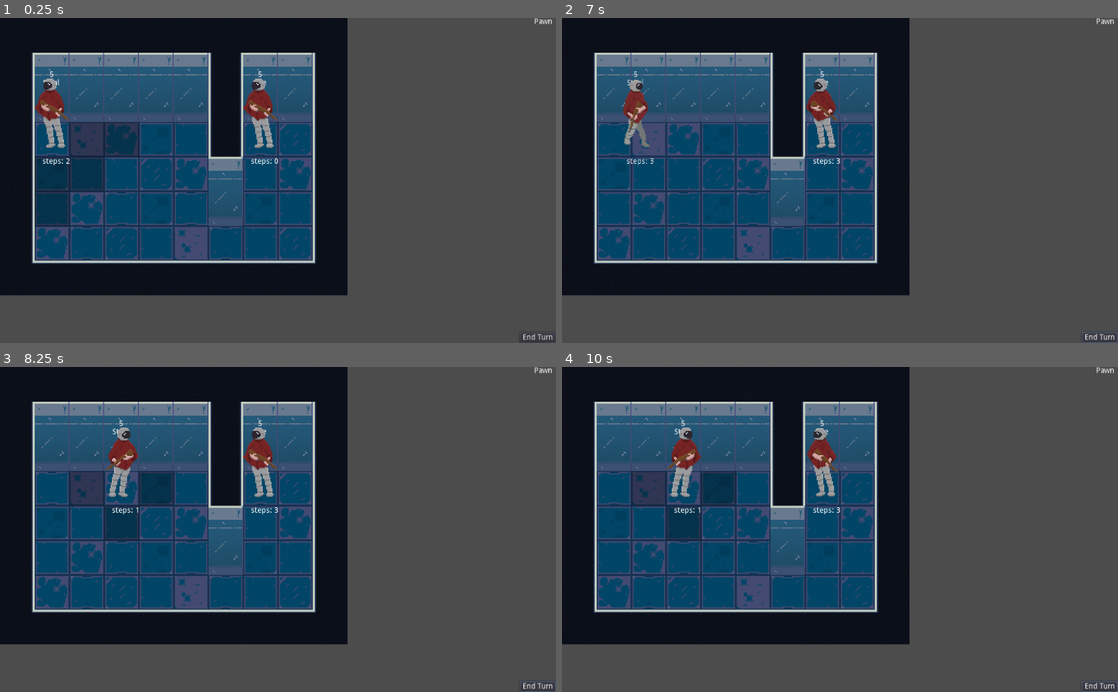
Above: before the commit, frames 1-4 (two rows, left to right).
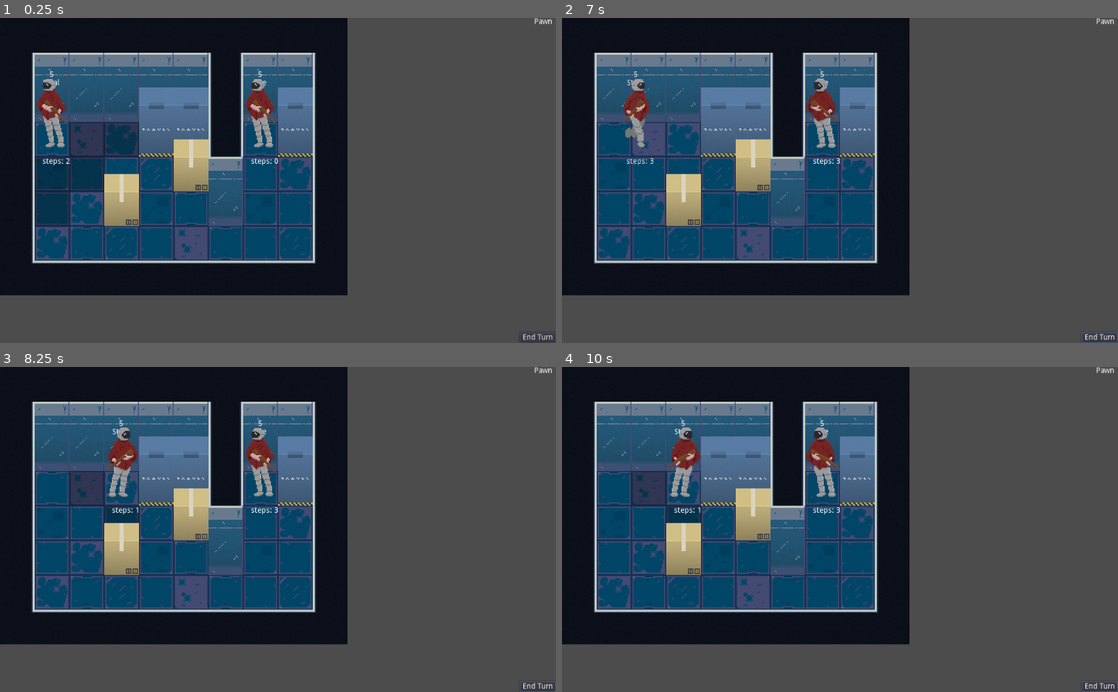
Above: after the commit, the same moments.

Repository: rudimentary-escapism/ld45
Game: Godot game, scene res://src/scenes/TestLevel.tscn
Same seed, same stepped clock (60 frames per second), same inputs: the game is played once before the commit and once after it.
Inputs (mouse positions are in pixels of both pictures, inside the frame that each line leads up to):
- Up to frame 1 (0.25 s): no input
- Up to frame 2 (7 s): click "End Turn" at 0.5 s; click "End Turn" at 1.25 s; click "End Turn" at 2 s; move the mouse to (962, 164) at 2.77 s; click (962, 164) at 2.92 s; move the mouse to (728, 196) at 3.52 s; click (728, 196) at 3.67 s; tap Enter at 4.25 s; move the mouse to (895, 109) at 4.27 s; click (895, 109) at 4.42 s; move the mouse to (812, 245) at 5.02 s; click (812, 245) at 5.17 s; move the mouse to (1006, 229) at 5.77 s; click (1006, 229) at 5.92 s; move the mouse to (673, 131) at 6.52 s; click (673, 131) at 6.67 s
- Up to frame 3 (8.25 s): move the mouse to (305, 529) at 7.27 s; click (305, 529) at 7.42 s; move the mouse to (194, 448) at 8.02 s; click (194, 448) at 8.17 s
- Up to frame 4 (10 s): move the mouse to (962, 513) at 8.77 s; click (962, 513) at 8.92 s; move the mouse to (728, 545) at 9.52 s; click (728, 545) at 9.67 s

The runs differ from the first frame. In frame 1, 6.2% of the frame differs, in the area x 6-57%, y 18-65%; in frame 2, 6.1%; in frame 3, 5.9%; in frame 4, 5.9%.

Commit message:
added a big and small hideout

Diff:
--- a/src/scenes/Pawn.tscn
+++ b/src/scenes/Pawn.tscn
@@ -10,11 +10,9 @@
 [ext_resource path="res://assets/animations/Character_shooting-3.png" type="Texture" id=8]
 [ext_resource path="res://assets/animations/Character_shooting-4.png" type="Texture" id=9]
 [ext_resource path="res://assets/animations/Character_run-1.png" type="Texture" id=10]
-[ext_resource path="res://assets/animations/Character_run-2.png" type="Texture" id=11]
-[ext_resource path="res://assets/animations/Character_run-3.png" type="Texture" id=12]
-[ext_resource path="res://assets/animations/Character_run-4.png" type="Texture" id=13]
-[ext_resource path="res://assets/animations/Character_run-5.png" type="Texture" id=14]
-[ext_resource path="res://assets/animations/Character_run-6.png" type="Texture" id=15]
+[ext_resource path="res://assets/animations/Character_run-3.png" type="Texture" id=11]
+[ext_resource path="res://assets/animations/Character_run-5.png" type="Texture" id=12]
+[ext_resource path="res://assets/animations/Character_run-6.png" type="Texture" id=13]
 
 [sub_resource type="SpriteFrames" id=1]
 animations = [ {
@@ -28,10 +26,10 @@
 "name": "shooting",
 "speed": 5.0
 }, {
-"frames": [ ExtResource( 10 ), ExtResource( 11 ), ExtResource( 12 ), ExtResource( 13 ), ExtResource( 14 ), ExtResource( 15 ) ],
+"frames": [ ExtResource( 10 ), ExtResource( 11 ), ExtResource( 12 ), ExtResource( 13 ) ],
 "loop": true,
 "name": "run",
-"speed": 4.0
+"speed": 8.0
 } ]
 
 [node name="Pawn" type="Node2D"]
@@ -69,5 +67,4 @@
 [node name="AnimatedSprite" type="AnimatedSprite" parent="."]
 position = Vector2( 32, -16 )
 frames = SubResource( 1 )
-frame = 2
 playing = true
--- a/src/scenes/TestLevel.tscn
+++ b/src/scenes/TestLevel.tscn
@@ -1,25 +1,27 @@
-[gd_scene load_steps=25 format=2]
+[gd_scene load_steps=27 format=2]
 
 [ext_resource path="res://src/scripts/Level.gd" type="Script" id=1]
 [ext_resource path="res://assets/Wall_F-1.png" type="Texture" id=2]
 [ext_resource path="res://assets/Wall_F-2.png" type="Texture" id=3]
-[ext_resource path="res://assets/Wall_L.png" type="Texture" id=4]
-[ext_resource path="res://assets/Wall_LR.png" type="Texture" id=5]
-[ext_resource path="res://assets/Corner_R.png" type="Texture" id=6]
-[ext_resource path="res://assets/Empty.png" type="Texture" id=7]
-[ext_resource path="res://src/scripts/TileMap.gd" type="Script" id=8]
-[ext_resource path="res://src/scenes/Pawn.tscn" type="PackedScene" id=9]
-[ext_resource path="res://src/scenes/PlayerController.tscn" type="PackedScene" id=10]
-[ext_resource path="res://src/scenes/skills/Steal.tscn" type="PackedScene" id=11]
-[ext_resource path="res://src/scenes/skills/Fire.tscn" type="PackedScene" id=12]
-[ext_resource path="res://assets/Tile-1.png" type="Texture" id=13]
-[ext_resource path="res://assets/Tile-2.png" type="Texture" id=14]
-[ext_resource path="res://assets/Tile-3.png" type="Texture" id=15]
-[ext_resource path="res://assets/Tile-4.png" type="Texture" id=16]
-[ext_resource path="res://assets/Tile-5.png" type="Texture" id=17]
-[ext_resource path="res://assets/Tile-6.png" type="Texture" id=18]
-[ext_resource path="res://src/scripts/UI.gd" type="Script" id=19]
-[ext_resource path="res://src/scripts/WalkingArea.gd" type="Script" id=20]
+[ext_resource path="res://assets/Box_big.png" type="Texture" id=4]
+[ext_resource path="res://assets/Wall_L.png" type="Texture" id=5]
+[ext_resource path="res://assets/Wall_LR.png" type="Texture" id=6]
+[ext_resource path="res://assets/Corner_R.png" type="Texture" id=7]
+[ext_resource path="res://assets/Empty.png" type="Texture" id=8]
+[ext_resource path="res://assets/Box.png" type="Texture" id=9]
+[ext_resource path="res://src/scripts/TileMap.gd" type="Script" id=10]
+[ext_resource path="res://src/scenes/Pawn.tscn" type="PackedScene" id=11]
+[ext_resource path="res://src/scenes/PlayerController.tscn" type="PackedScene" id=12]
+[ext_resource path="res://src/scenes/skills/Steal.tscn" type="PackedScene" id=13]
+[ext_resource path="res://src/scenes/skills/Fire.tscn" type="PackedScene" id=14]
+[ext_resource path="res://assets/Tile-1.png" type="Texture" id=15]
+[ext_resource path="res://assets/Tile-2.png" type="Texture" id=16]
+[ext_resource path="res://assets/Tile-3.png" type="Texture" id=17]
+[ext_resource path="res://assets/Tile-4.png" type="Texture" id=18]
+[ext_resource path="res://assets/Tile-5.png" type="Texture" id=19]
+[ext_resource path="res://assets/Tile-6.png" type="Texture" id=20]
+[ext_resource path="res://src/scripts/UI.gd" type="Script" id=21]
+[ext_resource path="res://src/scripts/WalkingArea.gd" type="Script" id=22]
 
 [sub_resource type="TileSet" id=1]
 0/name = "Wall_F-1.png 0"
@@ -82,10 +84,36 @@
 8/navigation_offset = Vector2( 0, 0 )
 8/shapes = [  ]
 8/z_index = 0
+9/name = "Box.png 9"
+9/texture = ExtResource( 9 )
+9/tex_offset = Vector2( 0, -32 )
+9/modulate = Color( 1, 1, 1, 1 )
+9/region = Rect2( 0, 32, 64, 96 )
+9/tile_mode = 0
+9/occluder_offset = Vector2( 0, 0 )
+9/navigation_offset = Vector2( 0, 0 )
+9/shapes = [ {
+"autotile_coord": Vector2( 0, 0 ),
+"one_way": false,
+"one_way_margin": 1.0,
+"shape": null,
+"shape_transform": Transform2D( 1, 0, 0, 1, 0, 0 )
+} ]
+9/z_index = 0
+10/name = "Box_big.png 10"
+10/texture = ExtResource( 4 )
+10/tex_offset = Vector2( 0, -64 )
+10/modulate = Color( 1, 1, 1, 1 )
+10/region = Rect2( 0, 0, 64, 128 )
+10/tile_mode = 0
+10/occluder_offset = Vector2( 0, 0 )
+10/navigation_offset = Vector2( 0, 0 )
+10/shapes = [  ]
+10/z_index = 0
 
 [sub_resource type="TileSet" id=2]
 0/name = "Tile-1.png 0"
-0/texture = ExtResource( 13 )
+0/texture = ExtResource( 15 )
 0/tex_offset = Vector2( 0, 0 )
 0/modulate = Color( 1, 1, 1, 1 )
 0/region = Rect2( 0, 0, 64, 64 )
@@ -176,22 +204,22 @@
 z_index = 1
 tile_set = SubResource( 1 )
 format = 1
-tile_data = PoolIntArray( 0, 8, 0, 1, 8, 0, 2, 8, 0, 3, 8, 0 …(329 unchanged characters)… 31081, 2, 0, 196608, 536870914, 0, 196614, 3, 0, 196617, 2, 0, 262144, 536870914, 0, 262150, 0, 0, 262153, 2, 0, 327680, 536870914, 0, 327686, 1, 0, 327689, 2, 0, 393216, …(257 unchanged characters)…
-script = ExtResource( 8 )
-
-[node name="Pawn" parent="Foreground" instance=ExtResource( 9 )]
+tile_data = PoolIntArray( 0, 8, 0, 1, 8, 0, 2, 8, 0, 3, 8, 0 …(329 unchanged characters)… 31081, 2, 0, 196608, 536870914, 0, 196612, 10, 0, 196613, 10, 0, 196614, 3, 0, 196616, 10, 0, 196617, 2, 0, 262144, 536870914, 0, 262149, 9, 0, 262150, 0, 0, 262153, 2, 0, 327680, 536870914, 0, 327683, 9, 0, 327686, 1, 0, 327689, 2, 0, 393216, …(257 unchanged characters)…
+script = ExtResource( 10 )
+
+[node name="Pawn" parent="Foreground" instance=ExtResource( 11 )]
 position = Vector2( 76, 203 )
 
-[node name="PlayerController" parent="Foreground/Pawn" instance=ExtResource( 10 )]
-
-[node name="Steal" parent="Foreground/Pawn" instance=ExtResource( 11 )]
-
-[node name="Pawn2" parent="Foreground" instance=ExtResource( 9 )]
+[node name="PlayerController" parent="Foreground/Pawn" instance=ExtResource( 12 )]
+
+[node name="Steal" parent="Foreground/Pawn" instance=ExtResource( 13 )]
+
+[node name="Pawn2" parent="Foreground" instance=ExtResource( 11 )]
 position = Vector2( 464, 205 )
 
-[node name="PlayerController" parent="Foreground/Pawn2" instance=ExtResource( 10 )]
-
-[node name="Fire" parent="Foreground/Pawn2" instance=ExtResource( 12 )]
+[node name="PlayerController" parent="Foreground/Pawn2" instance=ExtResource( 12 )]
+
+[node name="Fire" parent="Foreground/Pawn2" instance=ExtResource( 14 )]
 
 [node name="Background" type="TileMap" parent="."]
 tile_set = SubResource( 2 )
Binary file added: assets/Box.png
Not shown, added: assets/Box.png.import
Binary file added: assets/Box_big.png
Not shown, added: assets/Box_big.png.import
Not shown: 1 places in src/scenes/Pawn.tscn that only renumber resources
Not shown: 13 places in src/scenes/TestLevel.tscn that only renumber resources
